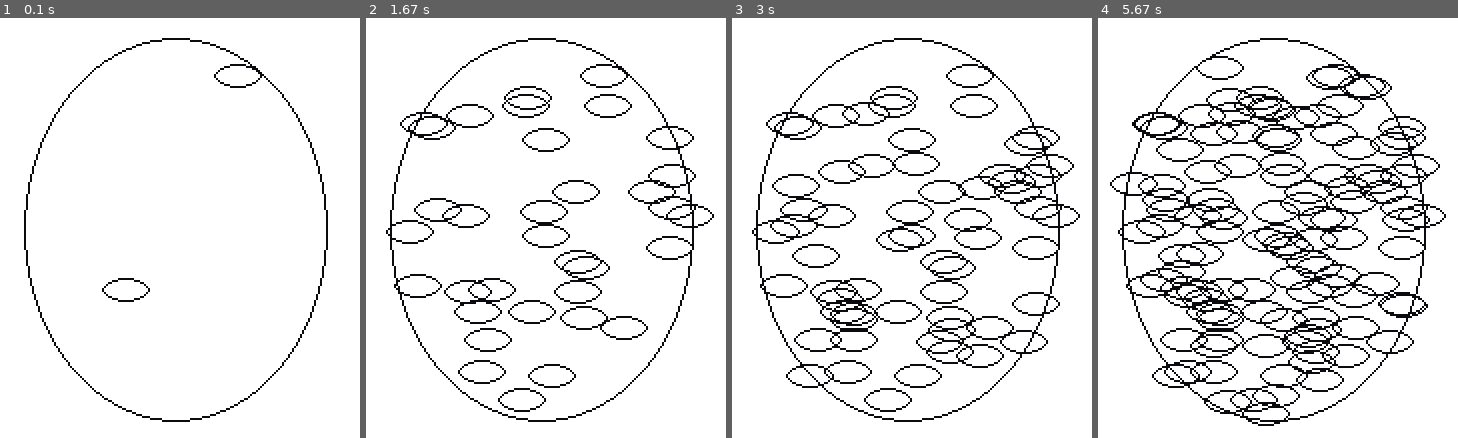
Above: before the commit, frames 1-4 (left to right).
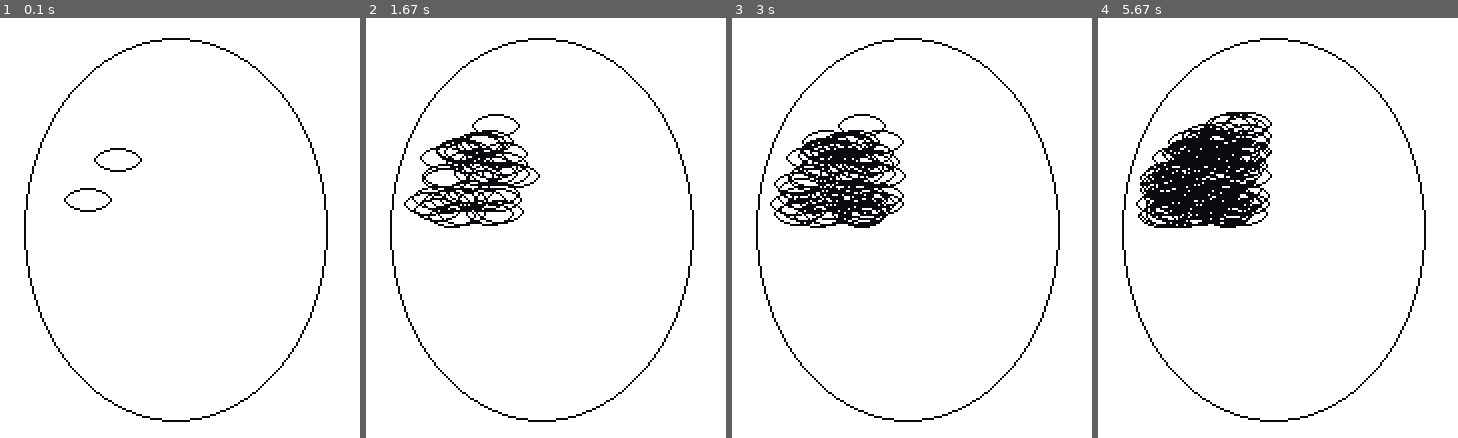
Above: after the commit, the same moments.

Repository: StellaSlater241203/GroupEProject
Game: pygame game, started from outsidefacecollisiontest.py
Same seed, same stepped clock (60 frames per second), same inputs: the game is played once before the commit and once after it.
Inputs:
- Up to frame 1 (0.1 s): no input
- Up to frame 2 (1.67 s): no input
- Up to frame 3 (3 s): no input
- Up to frame 4 (5.67 s): no input

The runs differ from the first frame. In frame 1, 0.5% of the frame differs, in the area x 17-73%, y 10-68%; in frame 2, 7.1%; in frame 3, 11%; in frame 4, 17%, in the area x 3-97%, y 9-98%.

Commit message:
doing stuff

Diff:
--- a/Face Dataset Generator.py
+++ b/Face Dataset Generator.py
@@ -587,7 +587,9 @@
 
     return (leftOrRight, checks)
 
-def positions(face, featureGenOrder, featureNumbers, genOrder, eyeChecks, eyeCopiesFrom, eyeSides, noseChecks, mouthChecks, eyeShapes, noseShapes, mouthShapes, eyeSizes, noseSizes, mouthSizes, eyeRotations, noseRotations, mouthRotations):
+def positions(face, featureGenOrder, featureNumbers, genOrder, eyeChecks, eyeCopiesFrom,
+            eyeSides, noseChecks, mouthChecks, eyeShapes, noseShapes, mouthShapes, eyeSizes,
+            noseSizes, mouthSizes, eyeRotations, noseRotations, mouthRotations):
     fluctuation = 5 #fluctuation mirrored features can be at
     eyeCentreCoords = []
     noseCentreCoords = []
@@ -667,8 +669,66 @@
     else:
         return False
 
-def decide_positions(face, featureGenOrder, eyeCentreCoords, noseCentreCoords, mouthCentreCoords, eyeShapes, side, noseShapes, mouthShapes, eyeSizes, noseSizes, mouthSizes, currentFeature, check, individualGenOrder, alreadyY, positionY):
+# --------------- Allowed Regions as tangible shapes on their own surfaces ---------------
+
+def left_eye_boundary_box(xLeft = 68, xRight = 116, yTop = 74, yBottom = 122, surface = canvas):
+    width = xRight - xLeft + 2#find size of surface based on passed in size of allowed region
+    height = yBottom - yTop + 2
+
+    lEyeBoundaryRect = pygame.Rect(xLeft - 1, yTop - 1, width, height) #create a rectangle big enough to encompass boundary box
+    lEyeSurface = pygame.Surface(lEyeBoundaryRect.size, pygame.SRCALPHA) #create a surface with the size of the rectangle
+
+    pygame.draw.line(lEyeSurface, black, (1, height-1), (width-1, height-1), 1)  # horizontal line
+    pygame.draw.line(lEyeSurface, black, (width-1, height-1), (width-1, 1), 1) # vertical line
+    pygame.draw.arc(lEyeSurface, black, (1, 1, 2*(width - 2), 2*(height - 2)), math.pi/2, math.pi, 1) # arc
+
+    surface.blit(lEyeSurface, lEyeBoundaryRect)
+    return [lEyeSurface, lEyeBoundaryRect]
+
+def right_eye_boundary_box(xLeft = 140, xRight = 188, yTop = 74, yBottom = 122, surface = canvas):
+    width = xRight - xLeft + 2 #find size of surface based on passed in size of allowed region
+    height = yBottom - yTop + 2
+
+    rEyeBoundaryRect = pygame.Rect(xLeft - 1, yTop - 1, width, height) #create a rectangle big enough to encompass boundary box
+    rEyeSurface = pygame.Surface(rEyeBoundaryRect.size, pygame.SRCALPHA) #create a surface with the size of the rectangle
+
+    pygame.draw.line(rEyeSurface, black, (1, height-1), (width-1, height-1), 1)  # horizontal line
+    pygame.draw.line(rEyeSurface, black, (0, height-1), (1, 1), 1) # vertical line
+    pygame.draw.arc(rEyeSurface, black, (-48, 0, 2*(width - 2), 2*(height - 2)), math.pi, (math.pi/2), 1) # arc
+
+    surface.blit(rEyeSurface, rEyeBoundaryRect)
+    return [rEyeSurface, rEyeBoundaryRect]
+
+def nose_boundary_box(xLeft = 100, xRight = 156, yTop = 96, yBottom = 146, surface = canvas):
+    width = xRight - xLeft
+    height = yBottom - yTop
+
+    noseBoundaryRect = pygame.Rect(xLeft, yTop, width, height)
+    noseSurface = pygame.Surface(noseBoundaryRect.size, pygame.SRCALPHA)
+
+    pygame.draw.rect(noseSurface, black, (0, 0, width, height), 1)
+
+    surface.blit(noseSurface, noseBoundaryRect)
+    return [noseSurface, noseBoundaryRect]
+
+def mouth_boundary_box(xLeft = 100, xRight = 156, yTop = 132, yBottom = 198, surface = canvas):
+    width = xRight - xLeft
+    height = yBottom - yTop
+
+    mouthBoundaryRect = pygame.Rect(xLeft, yTop, width, height)
+    mouthSurface = pygame.Surface(mouthBoundaryRect.size, pygame.SRCALPHA)
+
+    pygame.draw.rect(mouthSurface, black, (0, 0, width, height), 1)
+
+    surface.blit(mouthSurface, mouthBoundaryRect)
+    return [mouthSurface, mouthBoundaryRect]
+
+# --------------- END ---------------
+
+def decide_positions(face, featureGenOrder, eyeCentreCoords, noseCentreCoords, mouthCentreCoords, eyeShapes, side, noseShapes,
+    mouthShapes, eyeSizes, noseSizes, mouthSizes, currentFeature, check, individualGenOrder, alreadyY, positionY):
     largestRadius = [12,9,13,14,6,18,10,9,13,10,9,13,11,10,15,14,14,14,10,12]
+    surfs_and_rects = []
 
     if currentFeature == featureGenOrder[0]: #if first feature type to have been generated
 
@@ -1099,6 +1159,9 @@
             print("3rd feature, either eyes and nose done, eyes and mouth done or nose and mouth done")
 
 
+    return x, y,
+
+
 
 #Draw face outline
 def face_outline(surface):
--- /dev/null
+++ b/iedtybdrawingpractice.py
@@ -0,0 +1,96 @@
+import pygame
+import math
+
+pygame.init()
+
+# Screen dimensions
+SCREEN_WIDTH = 256
+SCREEN_HEIGHT = 256
+canvas = pygame.display.set_mode((SCREEN_WIDTH, SCREEN_HEIGHT))
+pygame.display.set_caption("Pygame Test 4 - Iedtyb Drawing")
+
+
+# Colours
+black = (0, 0, 0)
+WHITE = (255, 255, 255)
+GREEN = (0, 255, 0)
+RED = (255, 0, 0)
+BLUE = (0, 0, 255)
+
+canvas.fill(WHITE)
+
+def face_outline(surface):
+    faceRect = pygame.Rect(52, 32, 152, 192) # compute bounding rectangle for the ellipse
+    faceSurface = pygame.Surface(faceRect.size, pygame.SRCALPHA)
+    pygame.draw.ellipse(faceSurface, black, (0, 0, *faceRect.size), 1) # draw the ellipse outline
+    surface.blit(faceSurface, faceSurface.get_rect(center = faceRect.center))
+
+def left_eye_boundary_box(xLeft = 68, xRight = 116, yTop = 74, yBottom = 122, surface = canvas):
+    width = xRight - xLeft + 2#find size of surface based on passed in size of allowed region
+    height = yBottom - yTop + 2
+
+    lEyeBoundaryRect = pygame.Rect(xLeft - 1, yTop - 1, width, height) #create a rectangle big enough to encompass boundary box
+    lEyeSurface = pygame.Surface(lEyeBoundaryRect.size, pygame.SRCALPHA) #create a surface with the size of the rectangle
+
+    pygame.draw.line(lEyeSurface, black, (1, height-1), (width-1, height-1), 1)  # horizontal line
+    pygame.draw.line(lEyeSurface, black, (width-1, height-1), (width-1, 1), 1) # vertical line
+    pygame.draw.arc(lEyeSurface, black, (1, 1, 2*(width - 2), 2*(height - 2)), math.pi/2, math.pi, 1) # arc
+
+    surface.blit(lEyeSurface, lEyeBoundaryRect)
+
+def right_eye_boundary_box(xLeft = 140, xRight = 188, yTop = 74, yBottom = 122, surface = canvas):
+    width = xRight - xLeft + 2 #find size of surface based on passed in size of allowed region
+    height = yBottom - yTop + 2
+
+    rEyeBoundaryRect = pygame.Rect(xLeft - 1, yTop - 1, width, height) #create a rectangle big enough to encompass boundary box
+    rEyeSurface = pygame.Surface(rEyeBoundaryRect.size, pygame.SRCALPHA) #create a surface with the size of the rectangle
+
+    pygame.draw.line(rEyeSurface, black, (1, height-1), (width-1, height-1), 1)  # horizontal line
+    pygame.draw.line(rEyeSurface, black, (1, height-1), (1, 1), 1) # vertical line
+    pygame.draw.arc(rEyeSurface, black, (-46, 1, 2*(width - 2), 2*(height - 2)), math.pi, (math.pi/2), 1) # arc
+
+    surface.blit(rEyeSurface, rEyeBoundaryRect)
+    return [rEyeSurface, rEyeBoundaryRect]
+
+def nose_boundary_box(xLeft = 100, xRight = 156, yTop = 96, yBottom = 146, surface = canvas):
+    width = xRight - xLeft
+    height = yBottom - yTop
+
+    noseBoundaryRect = pygame.Rect(xLeft, yTop, width, height)
+    noseSurface = pygame.Surface(noseBoundaryRect.size, pygame.SRCALPHA)
+
+    pygame.draw.rect(noseSurface, GREEN, (0, 0, width, height), 1)
+
+    surface.blit(noseSurface, noseBoundaryRect)
+    return [noseSurface, noseBoundaryRect]
+
+def mouth_boundary_box(xLeft = 100, xRight = 156, yTop = 132, yBottom = 198, surface = canvas):
+    width = xRight - xLeft
+    height = yBottom - yTop
+
+    mouthBoundaryRect = pygame.Rect(xLeft, yTop, width, height)
+    mouthSurface = pygame.Surface(mouthBoundaryRect.size, pygame.SRCALPHA)
+
+    pygame.draw.rect(mouthSurface, RED, (0, 0, width, height), 1)
+
+    surface.blit(mouthSurface, mouthBoundaryRect)
+    return [mouthSurface, mouthBoundaryRect]
+
+
+face_outline(canvas)
+left_eye_boundary_box()
+right_eye_boundary_box()
+nose_boundary_box()
+mouth_boundary_box()
+
+pygame.display.flip()
+
+
+running = True
+while running:
+    for event in pygame.event.get():
+        if event.type == pygame.QUIT:
+            running = False
+
+    pygame.display.flip()
+pygame.quit()
--- a/outsidefacecollisiontest.py
+++ b/outsidefacecollisiontest.py
@@ -27,17 +27,56 @@
         return True
     return False
 
+def check_inside_left_eye_region(x,y,xex=116,yex=122):
+    xok = False
+    yok = False
+    if 68 < x < xex:
+        xok = True
+    if 74 < y < yex:
+        yok = True
+    rsq = ((x-116)**2)+((y-122)**2)
+    if xok == True and yok == True and rsq < 2304:
+        return True
+    else:
+        return False
+
+def check_inside_face(x,y):
+    rsq = (((x-128)**2)/(76**2)) + (((y-128)**2)/(96**2))
+    if rsq < 1:
+        return True
+    else:
+        return False
+
+def left_eye_boundary_box(xLeft = 68, xRight = 116, yTop = 74, yBottom = 122, ):
+    pygame.draw
+
+
+counter = 0
 for i in range(0,500):
     eyex = random.randint(52,204)
     eyey = random.randint(32,224)
-    while ((((eyex)-128)**2)/(76**2)) + ((((eyey)-128)**2)/(96**2)) >= 1:
+    while check_inside_face(eyex, eyey) == False:
         eyex = random.randint(52,204)
         eyey = random.randint(32,224)
+    while check_inside_left_eye_region(eyex, eyey) == False:
+        eyex = random.randint(52,204)
+        eyey = random.randint(32,224)
+
     eyeRect = pygame.Rect(eyex-12, eyey-6, 24, 12)
     eyeSurface = pygame.Surface(eyeRect.size, pygame.SRCALPHA)
     pygame.draw.ellipse(eyeSurface, grey, (0, 0, *eyeRect.size), 1)
+    while detect_collision_mask(faceSurface, faceTopLeft, eyeSurface, [eyex-12, eyey-6]) == True:
+        counter += 1
+        print(counter)
+        eyex = random.randint(52,204)
+        eyey = random.randint(32,224)
+        while ((((eyex)-128)**2)/(76**2)) + ((((eyey)-128)**2)/(96**2)) >= 1:
+            eyex = random.randint(52,204)
+            eyey = random.randint(32,224)
+        eyeRect = pygame.Rect(eyex-12, eyey-6, 24, 12)
+        eyeSurface = pygame.Surface(eyeRect.size, pygame.SRCALPHA)
+        pygame.draw.ellipse(eyeSurface, grey, (0, 0, *eyeRect.size), 1)
     canvas.blit(eyeSurface, eyeSurface.get_rect(center = eyeRect.center))
-    print(detect_collision_mask(faceSurface, faceTopLeft, eyeSurface, [eyex-12, eyey-6]))
     pygame.display.flip()
     time.sleep(0.05)
 
--- /dev/null
+++ b/test76.py
@@ -0,0 +1,21 @@
+
+
+a = 0
+while a < 5:
+    a += 1
+    print(a)
+    a += 1
+    print(a)
+    a += 1
+    print(a)
+    a += 1
+    print(a)
+    a += 1
+    print(a)
+    a += 1
+    print(a)
+    a += 1
+    print(a)
+    a += 1
+    print(a)
+print("done")
